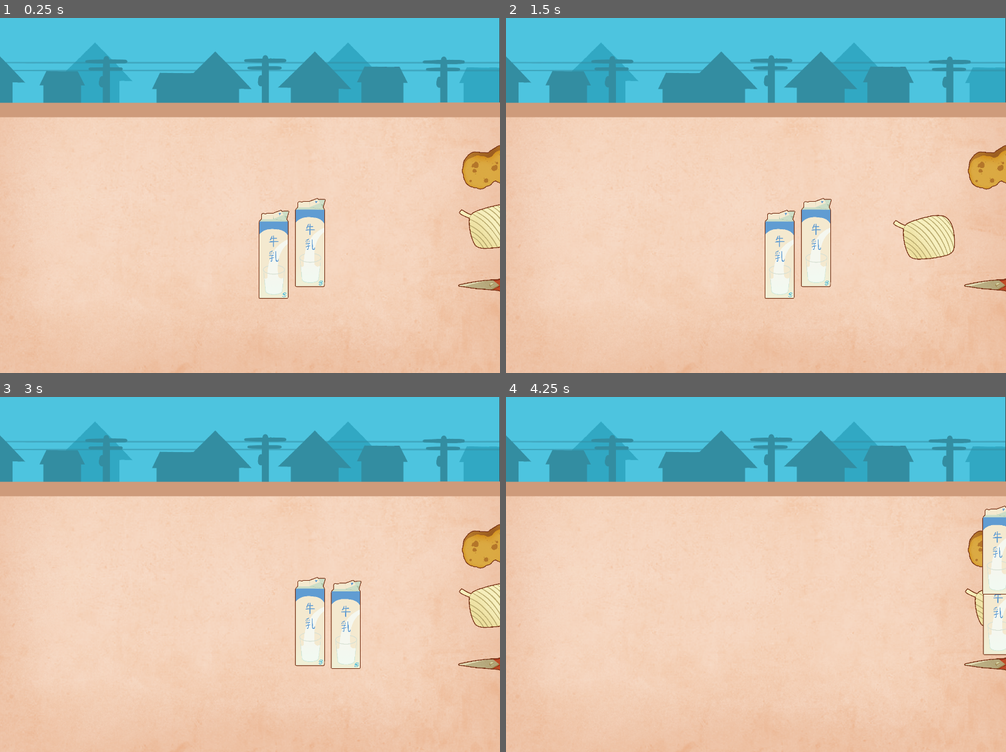
Above: before the commit, frames 1-4 (two rows, left to right).
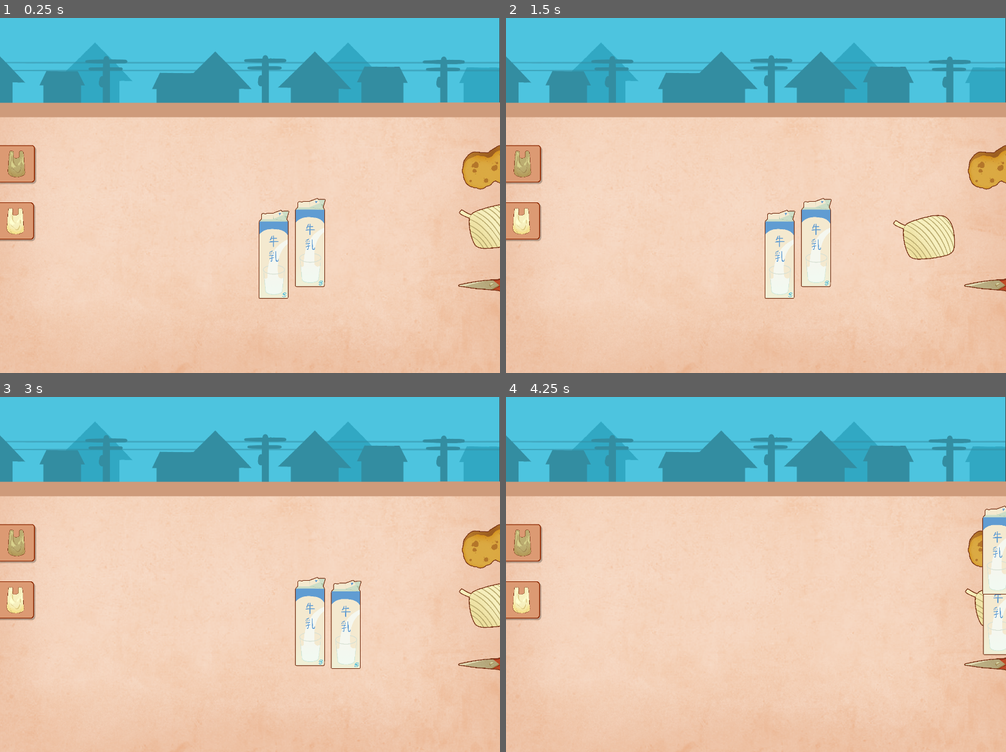
Above: after the commit, the same moments.

Repository: rararana/chiba-trash-management-game
Game: Godot game, scene res://scenes/base_level.tscn
Two runs of this game, one before a commit and one after it. Both use one fixed random seed, a clock stepped at 60 frames per second and the inputs below.
Inputs (mouse positions are in pixels of both pictures, inside the frame that each line leads up to):
- Up to frame 1 (0.25 s): no input
- Up to frame 2 (1.5 s): tap Enter at 0.5 s; drag from (1005, 284) to (996, 167) at 0.52 s; drag from (996, 227) to (781, 252) at 1.27 s
- Up to frame 3 (3 s): move the mouse to (490, 546) at 2.02 s; click (490, 546) at 2.17 s; tap Space at 2.75 s; drag from (275, 631) to (490, 606) at 2.77 s
- Up to frame 4 (4.25 s): drag from (816, 620) to (996, 546) at 3.52 s

The runs differ from the first frame. In frame 1, 1.6% of the frame differs, in the area x 0-8%, y 35-63%; in frame 2, 1.6%; in frame 3, 1.6%; in frame 4, 1.6%.

Commit message:
feat: add category bar

Diff:
--- /dev/null
+++ b/chiba-trash-management/resources/level/level_1.tres
@@ -0,0 +1,9 @@
+[gd_resource type="Resource" script_class="LevelData" format=3 uid="uid://bvrxijj843wp1"]
+
+[ext_resource type="Script" uid="uid://8dgo7ntu5ilb" path="res://resources/level_data.gd" id="1_mgrjq"]
+[ext_resource type="Resource" uid="uid://bw4120wl5nequ" path="res://resources/trash/mmilk1.tres" id="2_et6yg"]
+
+[resource]
+script = ExtResource("1_mgrjq")
+trash_data_list = Array[Resource]([ExtResource("2_et6yg"), ExtResource("2_et6yg")])
+metadata/_custom_type_script = "uid://8dgo7ntu5ilb"
--- /dev/null
+++ b/chiba-trash-management/resources/level_data.gd
@@ -0,0 +1,6 @@
+extends Resource
+class_name LevelData
+
+@export var level_name: String = "Day 1: Monday"
+@export_enum("Paper", "Combustible", "Incombustible", "Glass", "Cans", "Pet") var active_categories: Array[String] = ["Paper", "Combustible"]
+@export var trash_data_list: Array[Resource]
--- a/chiba-trash-management/resources/trash_data.gd
+++ b/chiba-trash-management/resources/trash_data.gd
@@ -3,6 +3,6 @@
 
 @export var item_name: String
 @export var item_texture: Texture2D
-@export var category: String = "Paper"
+@export_enum("Paper", "Combustible", "Incombustible", "Glass", "Cans", "Pet") var category: String = "Paper"
 @export_enum("none", "scissor", "sponge", "tie") var required_tool: String = "none"
 @export var next_state: Resource
--- /dev/null
+++ b/chiba-trash-management/scenes/base_bag.gd
@@ -0,0 +1,66 @@
+extends Area2D
+class_name BaseBag
+
+@export_enum("Paper", "Combustible", "Incombustible", "Glass", "Cans", "Pet") var bag_category: String = "Paper"
+@export var texture_normal: Texture2D
+@export var texture_sedang: Texture2D
+@export var texture_full: Texture2D
+
+@export var scale_increase: float = 0.2 # Isi angka kecil (misal 0.1 atau 0.2) untuk seberapa besar nambahnya
+@export var target_x_offset: float = 100.0
+@export var extra_sprite_offset: float = 30.0
+
+@onready var sprite: Sprite2D = $BagSprite
+
+var current_amount: int = 0
+var max_capacity: int = 20
+var tween: Tween
+
+@onready var default_bag_scale: Vector2 = sprite.scale
+@onready var default_x: float = position.x
+@onready var default_sprite_x: float = sprite.position.x
+
+func _ready():
+	area_entered.connect(_on_area_entered)
+	area_exited.connect(_on_area_exited)
+	_update_visual()
+
+func _on_area_entered(area: Area2D):
+	if area.has_method("is_trash"):
+		if area.get("is_dragging") == true:
+			var calc_target_scale = default_bag_scale + Vector2(scale_increase, scale_increase)
+			_animate(calc_target_scale, default_x + target_x_offset, default_sprite_x + extra_sprite_offset)
+
+func _on_area_exited(area: Area2D):
+	if area.has_method("is_trash"):
+		_animate(default_bag_scale, default_x, default_sprite_x)
+
+func _animate(to_scale: Vector2, to_self_x: float, to_sprite_x: float):
+	if tween and tween.is_valid():
+		tween.kill()
+	tween = create_tween().set_parallel(true)
+	tween.tween_property(sprite, "scale", to_scale, 0.15).set_trans(Tween.TRANS_SINE)
+	tween.tween_property(self, "position:x", to_self_x, 0.15).set_trans(Tween.TRANS_SINE)
+	tween.tween_property(sprite, "position:x", to_sprite_x, 0.15).set_trans(Tween.TRANS_SINE)
+
+func receive_trash(incoming_category: String) -> bool:
+	if incoming_category != bag_category:
+		_animate(default_bag_scale, default_x, default_sprite_x)
+		return false
+
+	if current_amount >= max_capacity:
+		_animate(default_bag_scale, default_x, default_sprite_x)
+		return false
+
+	current_amount += 1
+	_update_visual()
+	_animate(default_bag_scale, default_x, default_sprite_x)
+	return true
+
+func _update_visual():
+	if current_amount >= 15:
+		sprite.texture = texture_full
+	elif current_amount >= 5:
+		sprite.texture = texture_sedang
+	else:
+		sprite.texture = texture_normal
--- /dev/null
+++ b/chiba-trash-management/scenes/base_bag.tscn
@@ -0,0 +1,22 @@
+[gd_scene format=3 uid="uid://dmtdfcij1nuwm"]
+
+[ext_resource type="Script" uid="uid://23ifnavk8m8n" path="res://scenes/base_bag.gd" id="1_j7bao"]
+[ext_resource type="Texture2D" uid="uid://34207emyw2ag" path="res://assets/visual/category/bar.png" id="2_pkhfu"]
+
+[sub_resource type="RectangleShape2D" id="RectangleShape2D_ww25b"]
+size = Vector2(1029, 539)
+
+[node name="BaseBag" type="Area2D" unique_id=847283451]
+script = ExtResource("1_j7bao")
+scale_increase = 0.5
+target_x_offset = 80.0
+extra_sprite_offset = 100.0
+
+[node name="BarSprite" type="Sprite2D" parent="." unique_id=602615515]
+texture = ExtResource("2_pkhfu")
+
+[node name="BagSprite" type="Sprite2D" parent="." unique_id=1718815255]
+
+[node name="CollisionShape2D" type="CollisionShape2D" parent="." unique_id=846810227]
+position = Vector2(0, -11.5)
+shape = SubResource("RectangleShape2D_ww25b")
--- a/chiba-trash-management/scenes/base_level.tscn
+++ b/chiba-trash-management/scenes/base_level.tscn
@@ -4,15 +4,17 @@
 [ext_resource type="Script" uid="uid://bbs5ag2wm52dl" path="res://scripts/base_level.gd" id="1_oox4p"]
 [ext_resource type="Texture2D" uid="uid://552xe1kjs07h" path="res://assets/visual/placement-box.PNG" id="2_0n1tn"]
 [ext_resource type="PackedScene" uid="uid://dwu8w5ihi8elj" path="res://scenes/trash_item.tscn" id="2_3aqo6"]
-[ext_resource type="Resource" uid="uid://bw4120wl5nequ" path="res://resources/trash/mmilk1.tres" id="2_k2uud"]
+[ext_resource type="Resource" uid="uid://bvrxijj843wp1" path="res://resources/level/level_1.tres" id="2_u6ue0"]
+[ext_resource type="PackedScene" uid="uid://c54uolws7vg3d" path="res://scenes/combustible_bag.tscn" id="5_earhg"]
 [ext_resource type="PackedScene" uid="uid://j0koflvvo0vk" path="res://scenes/scissor_tool.tscn" id="6_earhg"]
+[ext_resource type="PackedScene" uid="uid://bj41qvd18soa2" path="res://scenes/incombustible_bag.tscn" id="7_fal5o"]
 [ext_resource type="PackedScene" uid="uid://bsv52a0au17lb" path="res://scenes/tie_tool.tscn" id="7_u6ue0"]
 [ext_resource type="PackedScene" uid="uid://cmxnlsdcesqob" path="res://scenes/sponge_tool.tscn" id="8_fal5o"]
 
 [node name="BaseLevel" type="Node2D" unique_id=1660347800]
 script = ExtResource("1_oox4p")
+current_level = ExtResource("2_u6ue0")
 trash_scene = ExtResource("2_3aqo6")
-trash_data_list = Array[Resource]([ExtResource("2_k2uud"), ExtResource("2_k2uud")])
 
 [node name="BackgroundLayer" type="CanvasLayer" parent="." unique_id=1792557259]
 layer = -1
@@ -46,6 +48,19 @@
 
 [node name="CategoryBags" type="Node2D" parent="." unique_id=1220121683]
 
+[node name="CombustibleBag" parent="CategoryBags" unique_id=847283451 instance=ExtResource("5_earhg")]
+position = Vector2(2.3841858e-07, 423)
+scale = Vector2(0.2, 0.2)
+scale_increase = 0.2
+extra_sprite_offset = 30.0
+
+[node name="IncombustibleBag" parent="CategoryBags" unique_id=646670223 instance=ExtResource("7_fal5o")]
+visible = false
+position = Vector2(-2.9999998, 587.99994)
+scale = Vector2(0.2, 0.2)
+
+[node name="TrashCan" type="Node2D" parent="CategoryBags" unique_id=942750738]
+
 [node name="Tools" type="Node2D" parent="." unique_id=54998351]
 
 [node name="ScissorTool" parent="Tools" unique_id=384508719 instance=ExtResource("6_earhg")]
--- /dev/null
+++ b/chiba-trash-management/scenes/combustible_bag.tscn
@@ -0,0 +1,22 @@
+[gd_scene format=3 uid="uid://c54uolws7vg3d"]
+
+[ext_resource type="PackedScene" uid="uid://dmtdfcij1nuwm" path="res://scenes/base_bag.tscn" id="1_y00nf"]
+[ext_resource type="Texture2D" uid="uid://34207emyw2ag" path="res://assets/visual/category/bar.png" id="2_odiku"]
+[ext_resource type="Texture2D" uid="uid://cw8nsvehn8rrh" path="res://assets/visual/category/combustible-1.PNG" id="3_a2fb2"]
+[ext_resource type="Texture2D" uid="uid://c657o7hjg2rem" path="res://assets/visual/category/combustible-2.PNG" id="3_vppl3"]
+[ext_resource type="Texture2D" uid="uid://qxlp36xpuo0g" path="res://assets/visual/category/combustible-3.PNG" id="4_gmq3q"]
+
+[node name="CombustibleBag" unique_id=847283451 instance=ExtResource("1_y00nf")]
+texture_normal = ExtResource("3_a2fb2")
+texture_sedang = ExtResource("3_vppl3")
+texture_full = ExtResource("4_gmq3q")
+
+[node name="BarSprite" parent="." index="0" unique_id=602615515]
+texture = ExtResource("2_odiku")
+
+[node name="BagSprite" parent="." index="1" unique_id=1718815255]
+position = Vector2(220.99998, -8.999999)
+scale = Vector2(0.2, 0.2)
+
+[node name="CollisionShape2D" parent="." index="2" unique_id=846810227]
+position = Vector2(-9.5, -12)
--- /dev/null
+++ b/chiba-trash-management/scenes/incombustible_bag.tscn
@@ -0,0 +1,15 @@
+[gd_scene format=3 uid="uid://bj41qvd18soa2"]
+
+[ext_resource type="PackedScene" uid="uid://dmtdfcij1nuwm" path="res://scenes/base_bag.tscn" id="1_yot8c"]
+[ext_resource type="Texture2D" uid="uid://dknm4uehiijww" path="res://assets/visual/category/incombustible-1.PNG" id="2_1s1wa"]
+[ext_resource type="Texture2D" uid="uid://c657o7hjg2rem" path="res://assets/visual/category/combustible-2.PNG" id="3_sc6qt"]
+[ext_resource type="Texture2D" uid="uid://qxlp36xpuo0g" path="res://assets/visual/category/combustible-3.PNG" id="4_3ptg3"]
+
+[node name="IncombustibleBag" unique_id=847283451 instance=ExtResource("1_yot8c")]
+texture_normal = ExtResource("2_1s1wa")
+texture_sedang = ExtResource("3_sc6qt")
+texture_full = ExtResource("4_3ptg3")
+
+[node name="BagSprite" parent="." index="1" unique_id=1718815255]
+position = Vector2(221, -9)
+scale = Vector2(0.2, 0.2)
--- a/chiba-trash-management/scripts/base_level.gd
+++ b/chiba-trash-management/scripts/base_level.gd
@@ -1,20 +1,33 @@
 extends Node2D
 
+@export var current_level: LevelData
 @export var trash_scene: PackedScene
-@export var trash_data_list: Array[Resource]
 @export var min_scatter_radius: float = 100.0
 @export var max_scatter_radius: float = 200.0
 @export var min_y_boundary: float = 320.0
+
 @onready var spawner = %SpawnerArea
+@onready var category_bags = $CategoryBags
 
 func _ready():
-	spawn_trash()
+	if current_level:
+		setup_bags()
+		spawn_trash()
+
+func setup_bags():
+	for bag in category_bags.get_children():
+		if bag.get("bag_category") in current_level.active_categories:
+			bag.show()
+			bag.process_mode = Node.PROCESS_MODE_INHERIT
+		else:
+			bag.hide()
+			bag.process_mode = Node.PROCESS_MODE_DISABLED
 
 func spawn_trash():
-	if trash_data_list.is_empty():
+	if current_level.trash_data_list.is_empty():
 		return
 
-	for data in trash_data_list:
+	for data in current_level.trash_data_list:
 		var new_trash = trash_scene.instantiate()
 		new_trash.item_data = data
 
@@ -23,7 +36,7 @@
 		var random_offset = Vector2(cos(random_angle), sin(random_angle)) * random_dist
 
 		var target_pos = spawner.global_position + random_offset
-		target_pos.y = max(target_pos.y, min_y_boundary) # Paksa Y tidak boleh lebih kecil dari 500
+		target_pos.y = max(target_pos.y, min_y_boundary)
 
 		new_trash.global_position = target_pos
 		add_child(new_trash)
--- a/chiba-trash-management/scripts/trash_item.gd
+++ b/chiba-trash-management/scripts/trash_item.gd
@@ -95,3 +95,6 @@
 	else:
 		print("Debug: [SALAH ALAT] Item ini butuh '", req_tool, "', bukan '", incoming_tool_id, "'.")
 		return false
+
+func is_trash() -> bool:
+	return true
Binary file added: chiba-trash-management/assets/visual/category/bar.png
Binary file added: chiba-trash-management/assets/visual/category/cans-1.PNG
Binary file added: chiba-trash-management/assets/visual/category/cans-2.PNG
Binary file added: chiba-trash-management/assets/visual/category/cans-3.PNG
Binary file added: chiba-trash-management/assets/visual/category/combustible-1.PNG
Binary file added: chiba-trash-management/assets/visual/category/combustible-2.PNG
Binary file added: chiba-trash-management/assets/visual/category/combustible-3.PNG
Binary file added: chiba-trash-management/assets/visual/category/glass-1.PNG
Binary file added: chiba-trash-management/assets/visual/category/glass-2.PNG
Binary file added: chiba-trash-management/assets/visual/category/glass-3.PNG
Binary file added: chiba-trash-management/assets/visual/category/incombustible-1.PNG
Binary file added: chiba-trash-management/assets/visual/category/incombustible-2.PNG
(and 4 more such lines)
